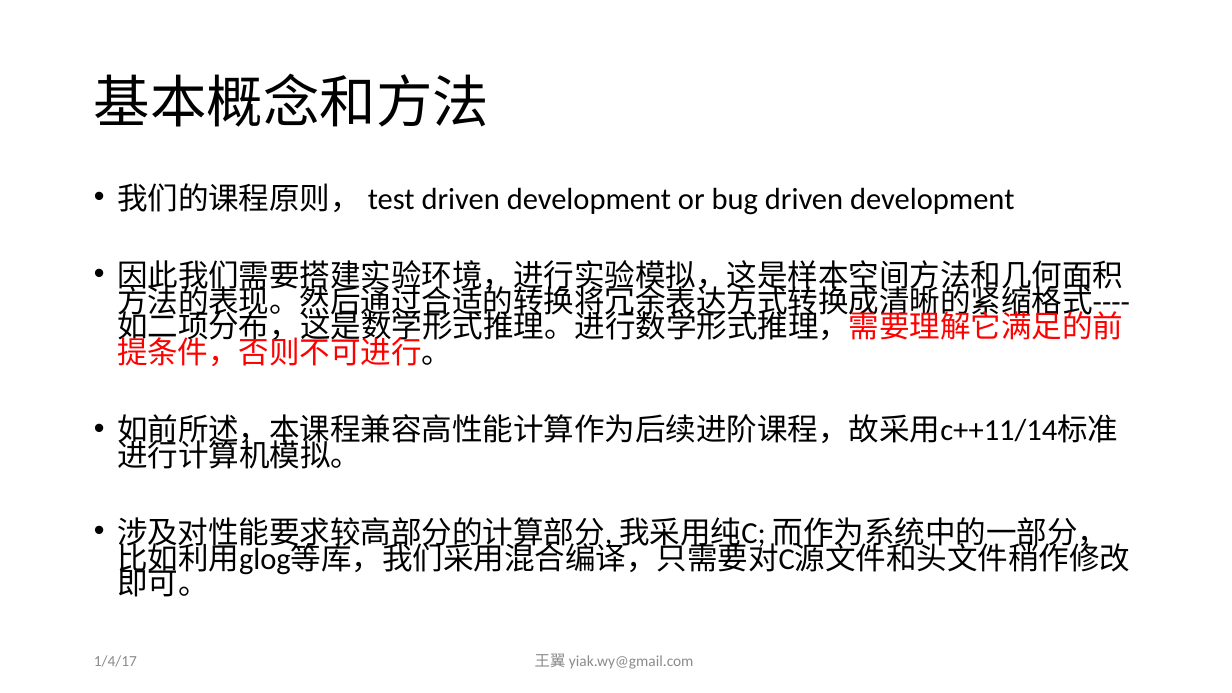
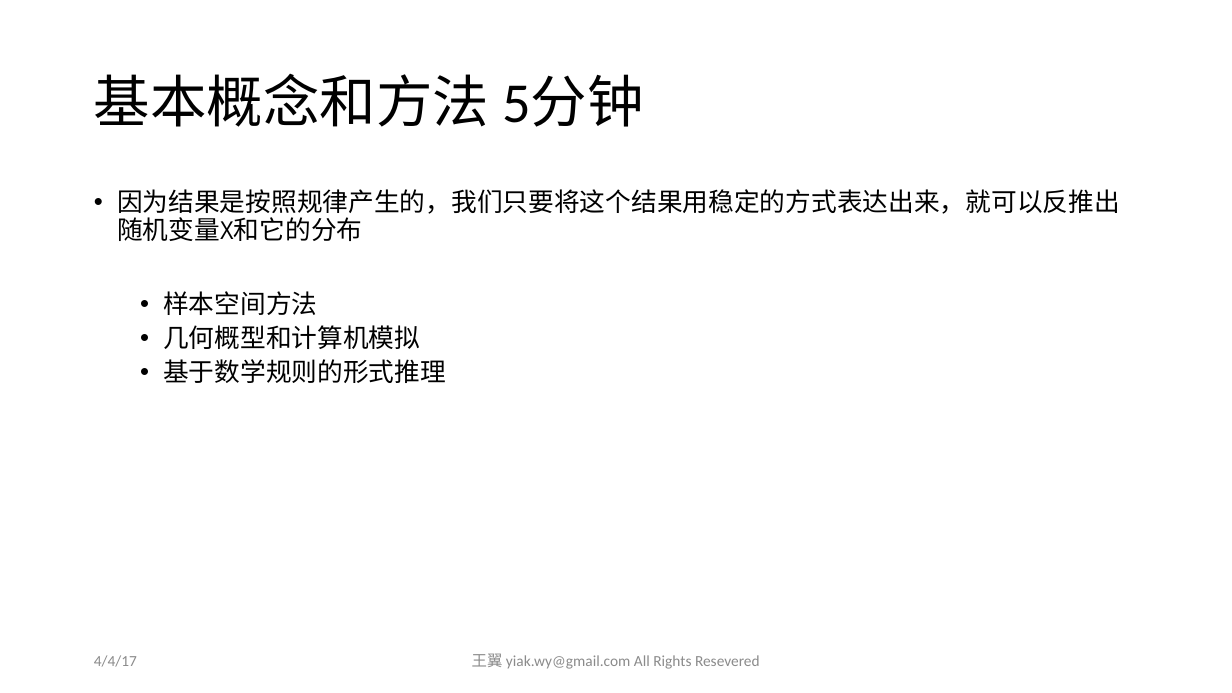
Before and after one commit to yiakwy/yiakwy.github.io, a slide deck: slide 19 of Computing Random Variables/Computing Random Variables.pptx (slide 11 before the commit). Drawn at 1232x693 pixels with LibreOffice and Linux fonts; fonts in the diff are those of the drawing. Boxes give left, top, right and bottom in pixels: in the first picture for what was removed or moved away, otherwise in the second. Text is boxed around its words. In the diff, an @@ line names an element or a change of style, - is before the commit and + after.

```diff
--- a/Computing Random Variables/Computing Random Variables.pptx
+++ b/Computing Random Variables/Computing Random Variables.pptx
@@ title at bbox=[94, 73, 644, 127]: text changed @@
-基本概念和方法
+基本概念和方法 5分钟
@@ text at bbox=[117, 189, 1120, 383]: text changed; size 23.8 to 20 pt; font Calibri to Arial Narrow @@
-• 我们的课程原则， test driven development or bug driven development
-• 因此我们需要搭建实验环境，进行实验模拟，这是样本空间方法和几何面积方法的表现。然后通过合适的转换将冗余表达方式转换成清晰的紧缩格式----如二项分布，这是数学形式推理。进行数学形式推理，需要理解它满足的前提条件，否则不可进行。
-• 如前所述，本课程兼容高性能计算作为后续进阶课程，故采用c++11/14标准进行计算机模拟。
-• 涉及对性能要求较高部分的计算部分, 我采用纯C; 而作为系统中的一部分，比如利用glog等库，我们采用混合编译，只需要对C源文件和头文件稍作修改即可。
+• 因为结果是按照规律产生的，我们只要将这个结果用稳定的方式表达出来，就可以反推出随机变量X和它的分布
+  • 样本空间方法
+  • 几何概型和计算机模拟
+  • 基于数学规则的形式推理
@@ text at bbox=[94, 655, 137, 667]: text changed @@
-1/4/17
+4/4/17
@@ text at bbox=[472, 653, 760, 669]: text changed @@
-王翼 yiak.wy@gmail.com
+王翼 yiak.wy@gmail.com All Rights Resevered
```
Also in this commit, not shown: 20 other slides changed, 14 slides added, 3 other files.
